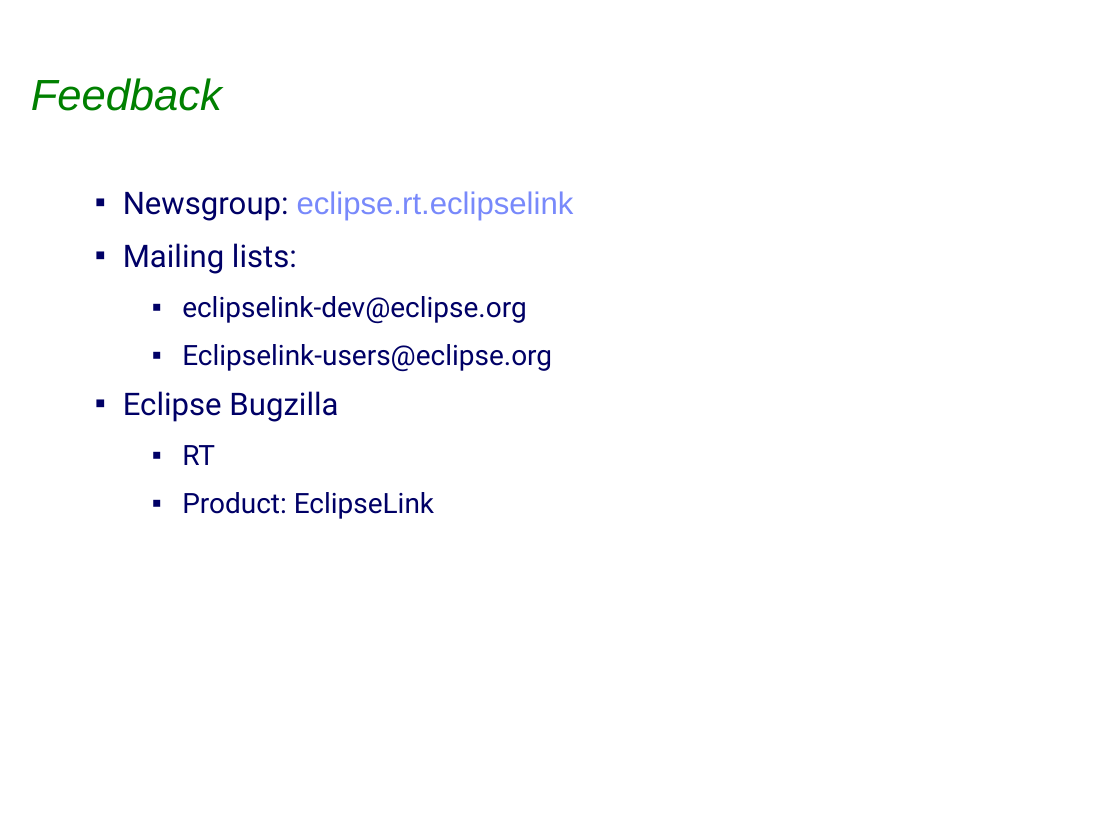
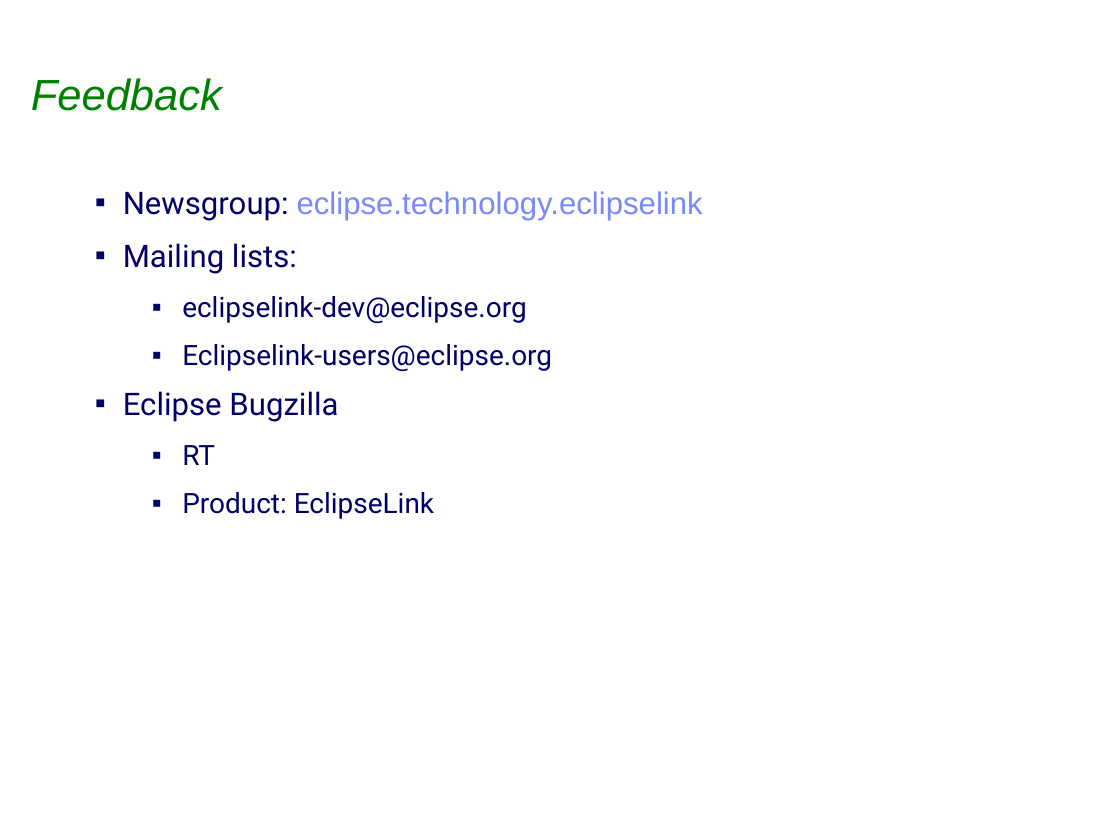
Before and after one commit to bfg-repo-cleaner-demos/eclipselink.runtime-bfg-strip-big-blobs, a slide deck: slide 21 of project-admin/Graduation_Release_Review.ppt (slide 20 before the commit). Drawn at 1120x840 pixels with LibreOffice and Linux fonts; fonts in the diff are those of the drawing; background and template pictures are left out. Boxes give left, top, right and bottom in pixels: in the first picture for what was removed or moved away, otherwise in the second. Text is boxed around its words. In the diff, an @@ line names an element or a change of style, - is before the commit and + after.

```diff
--- a/project-admin/Graduation_Release_Review.ppt
+++ b/project-admin/Graduation_Release_Review.ppt
@@ text at (123,191,703,221): text changed @@
-▪ Newsgroup: eclipse.rt.eclipselink
+▪ Newsgroup: eclipse.technology.eclipselink
```
Also in this commit, not shown: 4 other slides changed, 1 slide added.
